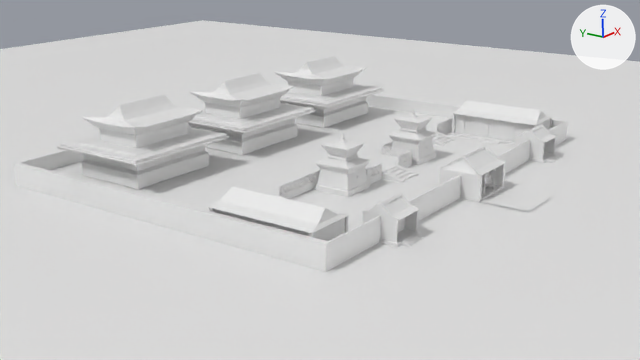
The Blender file 09_10_Animation/Proyecto/Animacion/bin/models/mongol/ESCENAS/AreaTemplos.blend, before and after one commit.
Both versions are drawn from the file's camera 'Camera'. Every picture has the same lights, and +X, +Y and +Z are marked at upper right. Materials are left out; every surface is plain grey.

The first picture shows 'CasetaCentral', 'CasetaCentral.003', 'CasetaCentral.004', 'CasetasLaterales', 'Cube.004', 'Cube.005', 'Cube.006', 'Cube.007', 'Muro_Rod', 'Muro_Rod.001', 'Plane', 'Plane.004', 'Plane.006', 'TemploPrincipal', 'TemploPrincipal.001', 'TemploPrincipal.002'.
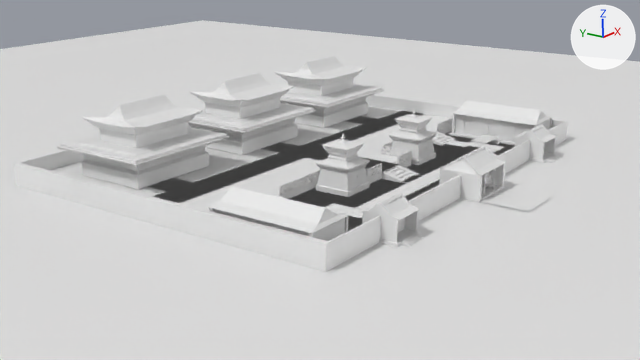
What the commit changed:
me_plane_022 is used by ob_muro_rod_001; location (0.03, -1.35, 0.25); scale (8.85, 2.69, 2.69).
Verts and faces of me_plane_022; kept vertices keep their numbers, new ones are numbered from 13.
Before the commit, vertices of me_plane_022: 0 (-1.0, -1.64, 0.0), 1 (-1.0, 1.64, 0.0), 2 (-1.0, -1.64, -0.13), 3 (0.0, -1.64, 0.0), 4 (0.0, 1.64, 0.0).
Before the commit, vertices of me_plane_022: 6 (-0.18, 1.64, 0.0), 7 (-0.18, -1.64, 0.0), 8 (-0.18, -1.64, -0.13), 9 (-0.18, -2.13, 0.0) at pixel (367, 178), 10 (0.0, -2.13, 0.0) at pixel (390, 168).
Before the commit, vertices of me_plane_022: 11 (-0.18, -2.13, -0.13), 12 (0.0, -2.13, -0.13).
me_plane_022 had 13 vertices, 7 faces and spanned x -1.0..0.0, y -2.13..1.64, z -0.13..0.0.
me_plane_022 now has 7 vertices, 2 faces, 1 loose edge and spans x -1.0..0.02, y -3.56..-1.64, z -0.13..-0.09.
Part 1, on me_plane_022:
Vertices deleted: 0, 1, 3, 4, 6, 7, 9, 10 (with the faces that use them).
New vertex 13 is at (-0.16, -3.56, -0.09), pixel (467, 203).
New vertex 14 is at (0.02, -3.56, -0.09).
New loose edges: (2, 8).
New faces: (11, 13, 14, 12).
Mesh me_plane_014 is new.
It has 28 vertices, 7 faces and spans x -2.8..34.7, y -3.7..1.8, z 0.0..0.2.
Mesh me_plane_003 is new.
It has 20 vertices, 15 faces and spans x -14.1..14.2, y 2.6..5.9, z 0.0.
Mesh me_plane_002 is new.
It has 29 vertices, 14 faces, 4 loose edges and spans x -1.0..0.98, y -3.59..1.64, z -0.13..0.0.
Object 'Plane.011' (ob_plane_011) is new; it shows me_plane_014.
Its location is (-5.5, -7.15, 0.22).
Its rotation in degrees is (0, 0, -1.7).
Its scale is (0.356, 0.537, -0.992).
Object 'Plane.005' (ob_plane_005) is new; it shows me_plane_003.
Its location is (0.02, -11.62, 0.28).
Its scale is (0.617, 1.73, 0.937).
Object 'Muro_Rod.002' (ob_muro_rod_002) is new; it shows me_plane_002.
Its location is (0.03, -1.33, 0.25).
Its scale is (8.85, 2.69, 3.04).
It gains a MIRROR modifier named 'Mirror'.

Where the change shows, as pixel boxes [x1, y1, x2, y2] in the pictures (640 x 360 px):
'Muro_Rod.002', added
    after: [50, 106, 515, 231]
'Plane.005', added
    after: [149, 111, 423, 203]
'Plane.011', added
    after: [324, 135, 504, 218]
part 1 of me_plane_022, cut back
    before: [145, 110, 452, 205]
